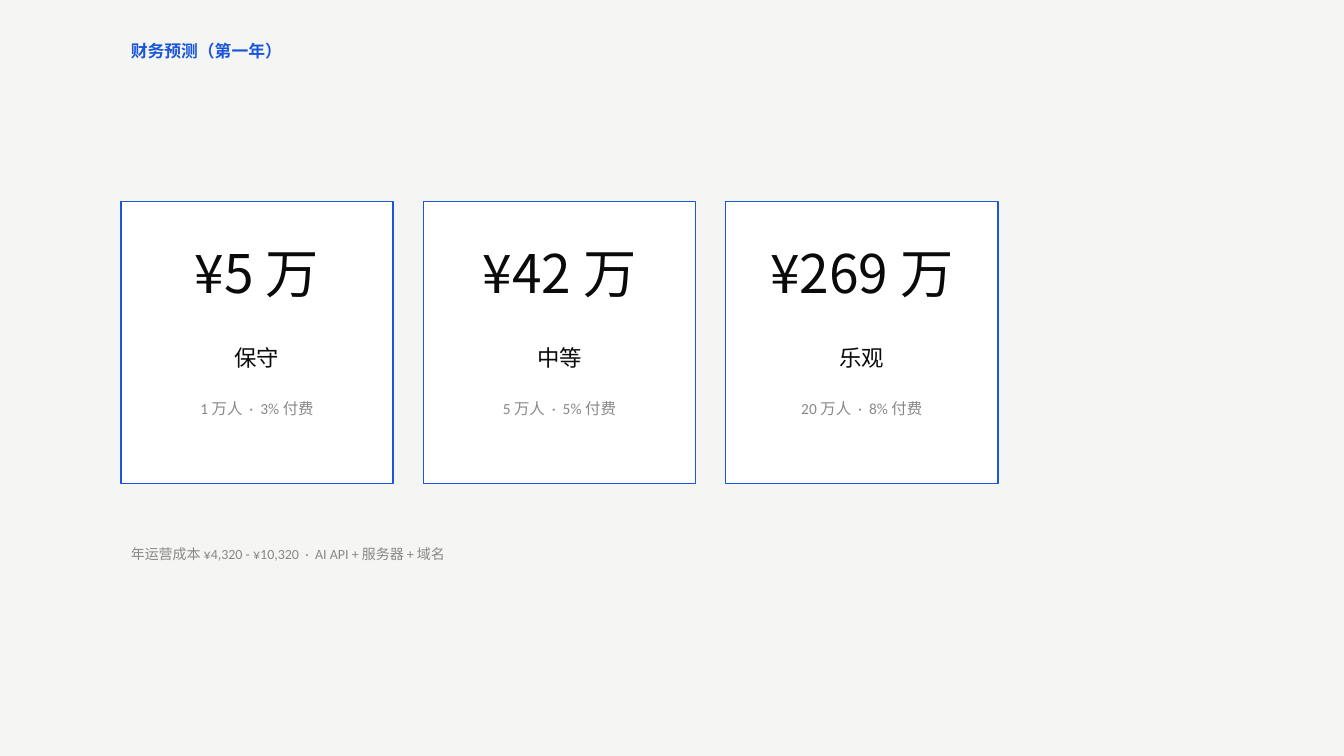
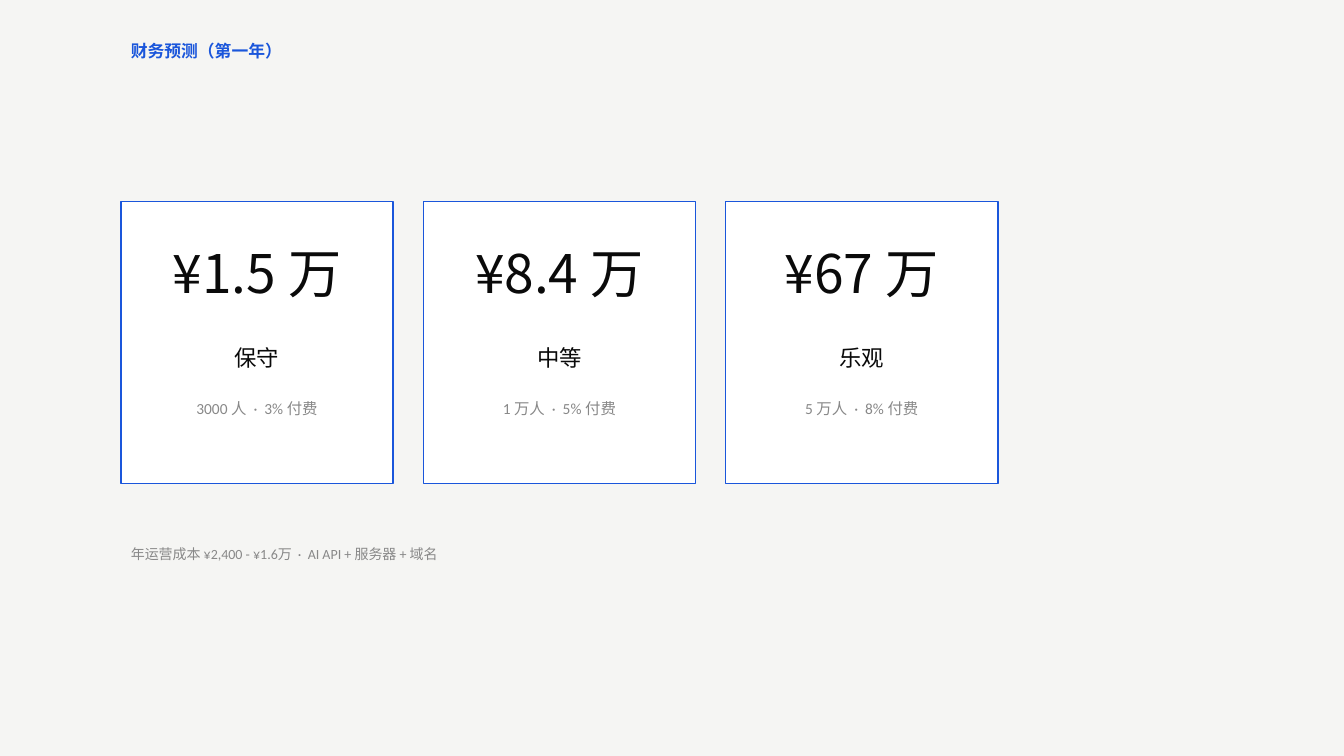
Before and after one commit to sarahfang2010/health-track, a slide deck: slide 12 of ppt/健康追踪-商业计划书.pptx (slide 11 before the commit). Drawn at 1344x756 pixels with LibreOffice and Linux fonts; fonts in the diff are those of the drawing. Boxes give left, top, right and bottom in pixels: in the first picture for what was removed or moved away, otherwise in the second. Text is boxed around its words. In the diff, an @@ line names an element or a change of style, - is before the commit and + after.

```diff
--- a/ppt/健康追踪-商业计划书.pptx
+++ b/ppt/健康追踪-商业计划书.pptx
@@ text at (173,252,341,297): text changed @@
-¥5 万
+¥1.5 万
@@ text at (475,252,643,297): text changed @@
-¥42 万
+¥8.4 万
@@ text at (785,252,938,297): text changed @@
-¥269 万
+¥67 万
@@ text at (196,401,318,415): text changed @@
-1 万人 · 3% 付费
+3000 人 · 3% 付费
@@ text at (503,401,616,415): text changed @@
-5 万人 · 5% 付费
+1 万人 · 5% 付费
@@ text at (805,401,919,415): text changed @@
-20 万人 · 8% 付费
+5 万人 · 8% 付费
@@ text at (131,547,438,560): text changed @@
-年运营成本 ¥4,320 - ¥10,320 · AI API + 服务器 + 域名
+年运营成本 ¥2,400 - ¥1.6万 · AI API + 服务器 + 域名
```
Also in this commit, not shown: 1 other slide changed, 1 slide added, 7 other files.
